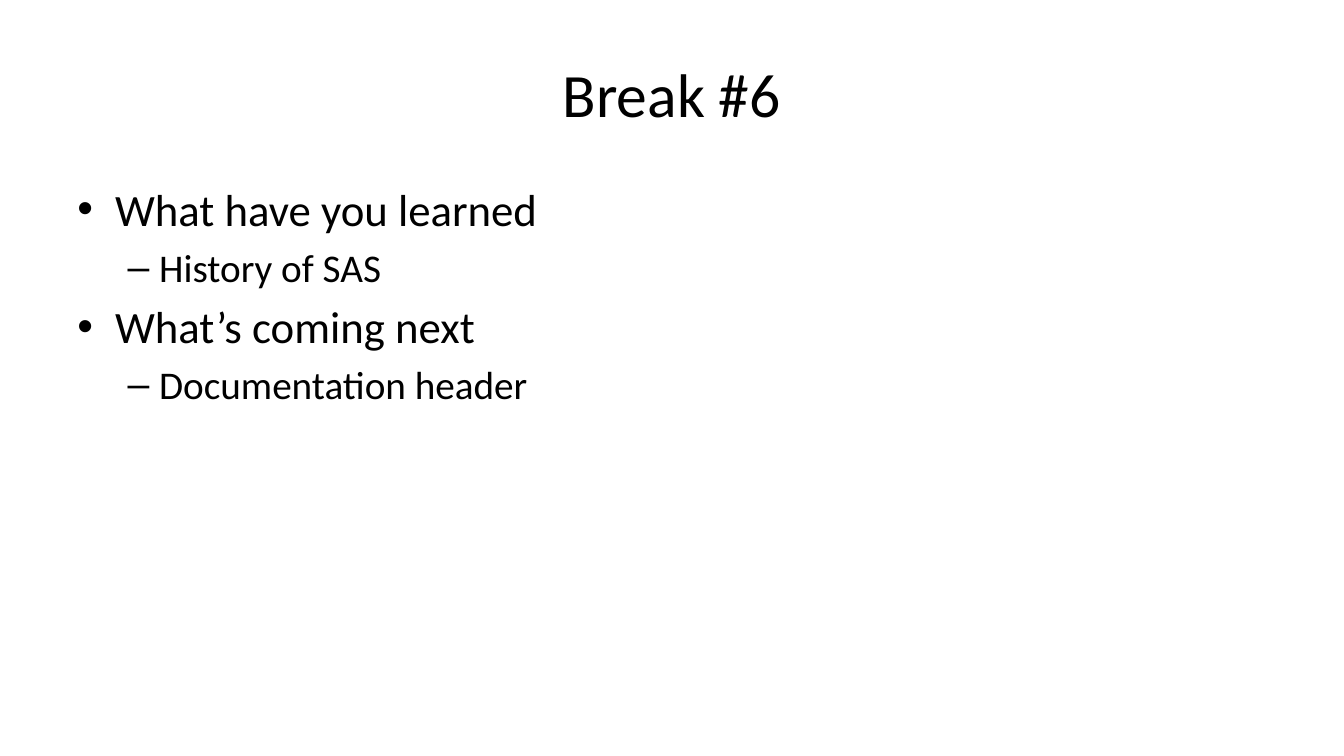
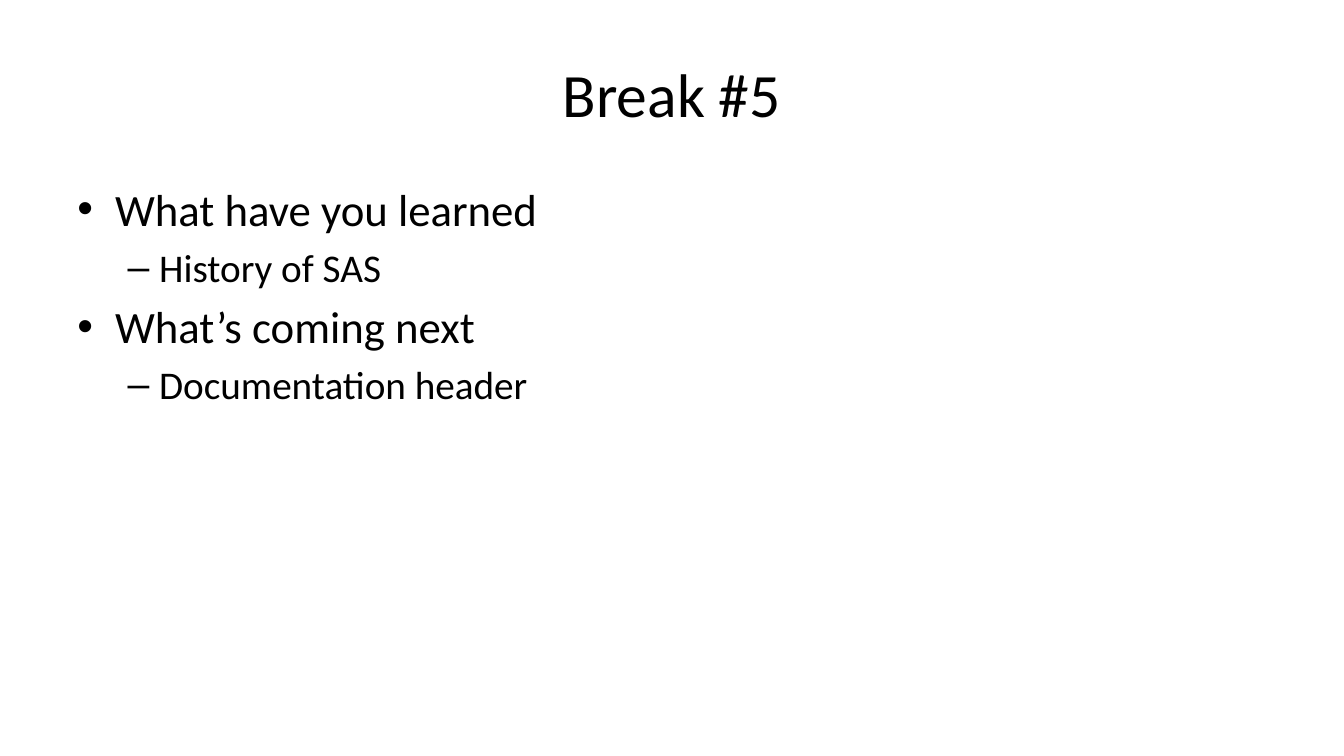
Before and after one commit to pmean/introduction-to-SAS, a slide deck: slide 41 of results/5507-01-simon-sildes-and-speaker-notes.pptx. Drawn at 1344x756 pixels with LibreOffice and Linux fonts; fonts in the diff are those of the drawing. Boxes give left, top, right and bottom in pixels: in the first picture for what was removed or moved away, otherwise in the second. Text is boxed around its words. In the diff, an @@ line names an element or a change of style, - is before the commit and + after.

Commit message:
Fixed typo in 5507-01-slides

```diff
--- a/results/5507-01-simon-sildes-and-speaker-notes.pptx
+++ b/results/5507-01-simon-sildes-and-speaker-notes.pptx
@@ title at [563, 74, 781, 118]: text changed @@
-Break #6
+Break #5
```
Also in this commit, not shown: 1 other slide changed, 1 other file.
